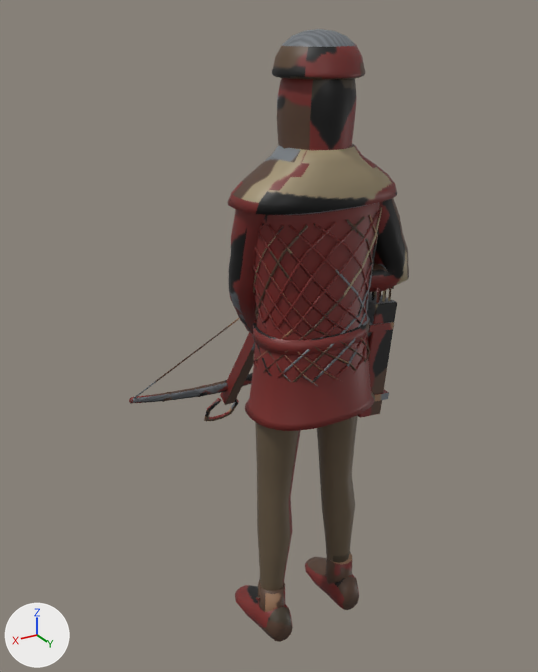
One commit to the FBX model Assets/Models/ArtBible/Enemies/High/CastleCrossbowman/CastleCrossbowman.fbx: the scene before it, then after it.
Camera for both pictures: a 50 mm lens placed at (1.089, 1.586, 1.809), pointed at (-0.004, -0.236, 0.898). Lighting does not change. The marker at lower left points along +X, +Y and +Z. The first picture is the older version.

Names of what the first picture shows: 'CastleCrossbowman'.
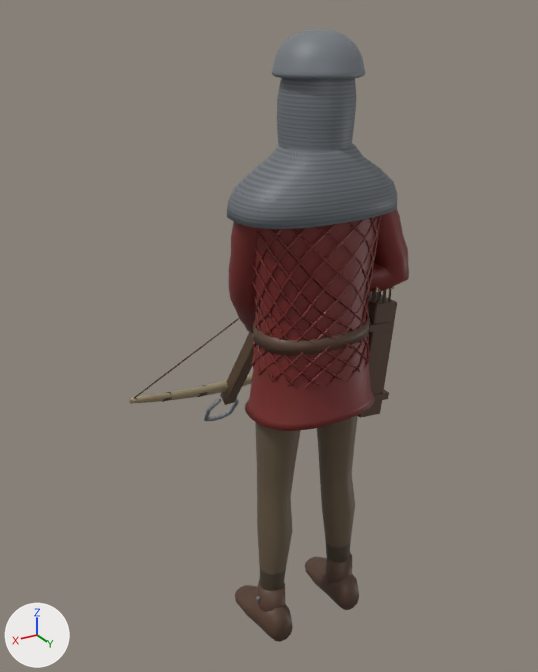
Boxes (x1, y1, x2, y2) around the edits, measured in the pictures (538 x 672 px; the box of a moved part takes in the faces that stretch with it):
```json
{"part": 1, "of": "me_castlecrossbowman", "change": "added", "after": [363, 341, 370, 371], "on screen": "mostly hidden"}
{"part": 2, "of": "me_castlecrossbowman", "change": "added", "after": [255, 304, 300, 389]}
{"part": 3, "of": "me_castlecrossbowman", "change": "moved or reshaped", "before": [227, 155, 397, 386], "after": [227, 157, 397, 389]}
{"part": 4, "of": "me_castlecrossbowman", "change": "surface changed", "before": [129, 29, 409, 630], "after": [129, 29, 409, 630]}
```

Scene script edits in JSON lines:
```json
{"block": "me_castlecrossbowman", "where": "me_castlecrossbowman.from_pydata(...)  # 3336 vertices, 3101 faces; spans x -0.38..0.38, y -0.61..0.14, z 0.0..1.78"}
{"block": "me_castlecrossbowman", "where": "# used by ob_castlecrossbowman; location = (0.0, 0.0, 0.0)"}
{"block": "me_castlecrossbowman", "change": "me_castlecrossbowman part 1: a new loose piece of 27 vertices spanning x -0.16..0.08, y -0.15..0.12, z 0.86..1.34, in mat_castlecrossbowman"}
{"block": "me_castlecrossbowman", "change": "me_castlecrossbowman part 2: a new loose piece of 27 vertices spanning x -0.08..0.16, y -0.15..0.12, z 0.86..1.34, in mat_castlecrossbowman"}
{"block": "me_castlecrossbowman", "change": "me_castlecrossbowman part 3: 859 vertices moved from x -0.24..0.24, y -0.14..0.13, z 0.8..1.46 to x -0.24..0.24, y -0.15..0.14, z 0.86..1.45; 77 vertices removed from x -0.17..0.18, y -0.13..0.13, z 0.8..1.34; 23 vertices added at x -0.18..0.18, y -0.13..0.05, z 0.86..1.34"}
{"block": "me_castlecrossbowman", "change": "me_castlecrossbowman part 4: 2736 kept faces spanning x -0.38..0.38, y -0.61..0.14, z 0.0..1.78 get new texture (UV) coordinates"}
```
